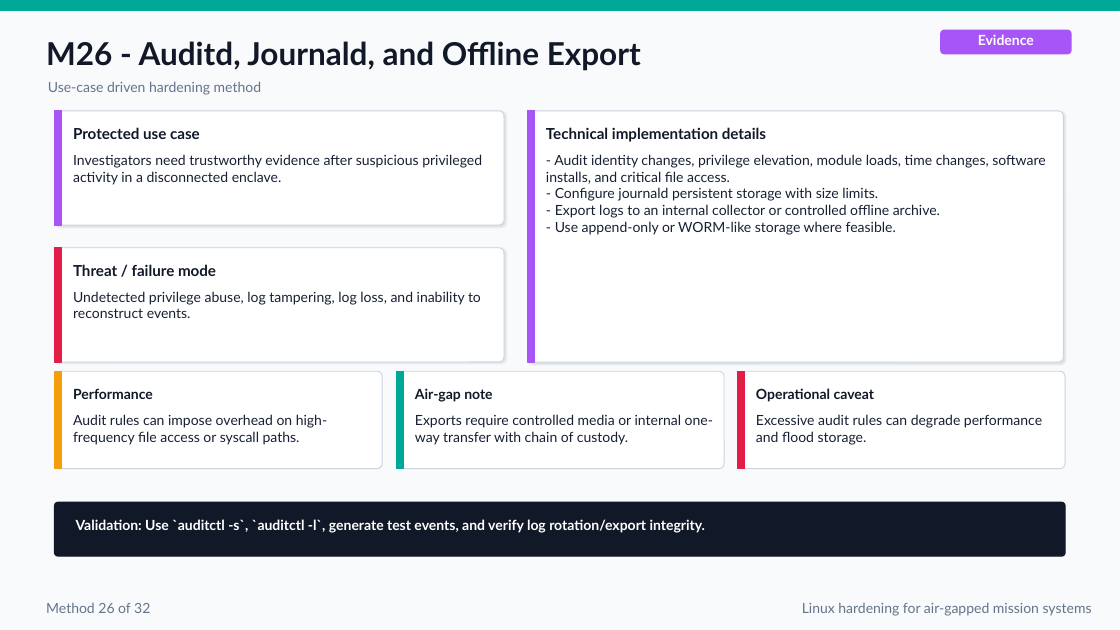
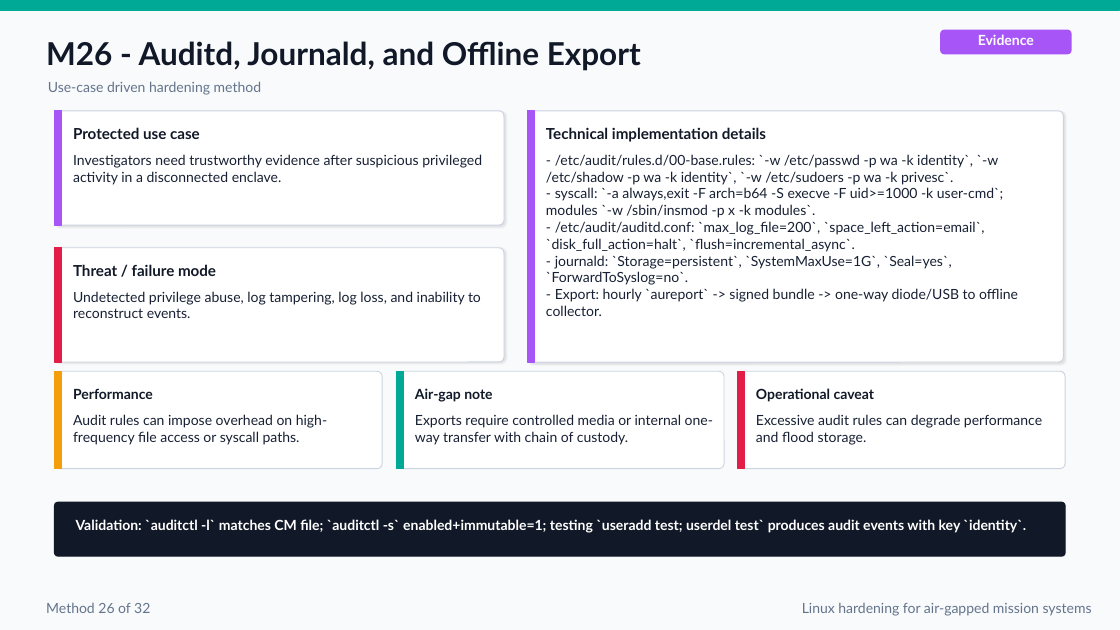
Before and after one commit to FelixKras/Drawio-stuff-, a slide deck: slide 36 of Linux_Mission_Critical_Air_Gapped_Hardening_Final.pptx. Drawn at 1120x630 pixels with LibreOffice and Linux fonts; fonts in the diff are those of the drawing. Boxes give left, top, right and bottom in pixels: in the first picture for what was removed or moved away, otherwise in the second. Text is boxed around its words. In the diff, an @@ line names an element or a change of style, - is before the commit and + after.

```diff
--- a/Linux_Mission_Critical_Air_Gapped_Hardening_Final.pptx
+++ b/Linux_Mission_Critical_Air_Gapped_Hardening_Final.pptx
@@ text at bbox=[546, 154, 1018, 316]: text changed @@
-- Audit identity changes, privilege elevation, module loads, time changes, software installs, and critical file access.
-- Configure journald persistent storage with size limits.
-- Export logs to an internal collector or controlled offline archive.
-- Use append-only or WORM-like storage where feasible.
+- /etc/audit/rules.d/00-base.rules: `-w /etc/passwd -p wa -k identity`, `-w /etc/shadow -p wa -k identity`, `-w /etc/sudoers -p wa -k privesc`.
+- syscall: `-a always,exit -F arch=b64 -S execve -F uid>=1000 -k user-cmd`; modules `-w /sbin/insmod -p x -k modules`.
+- /etc/audit/auditd.conf: `max_log_file=200`, `space_left_action=email`, `disk_full_action=halt`, `flush=incremental_async`.
+- journald: `Storage=persistent`, `SystemMaxUse=1G`, `Seal=yes`, `ForwardToSyslog=no`.
+- Export: hourly `aureport` -> signed bundle -> one-way diode/USB to offline collector.
@@ text at bbox=[76, 519, 1026, 533]: text changed @@
-Validation: Use `auditctl -s`, `auditctl -l`, generate test events, and verify log rotation/export integrity.
+Validation: `auditctl -l` matches CM file; `auditctl -s` enabled+immutable=1; testing `useradd test; userdel test` produces audit events with key `identity`.
```
Also in this commit, not shown: 35 other slides changed, 1 slide added.
